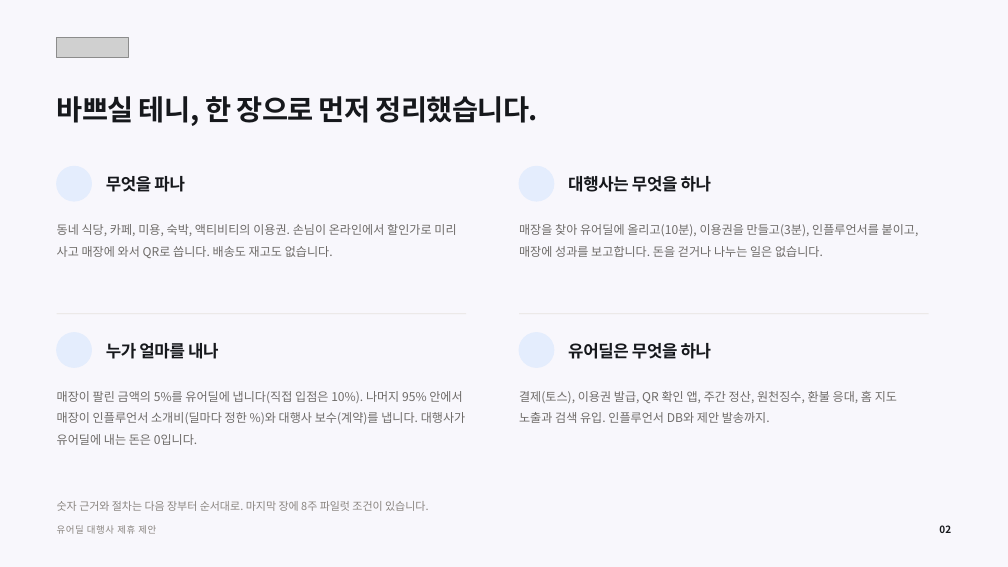
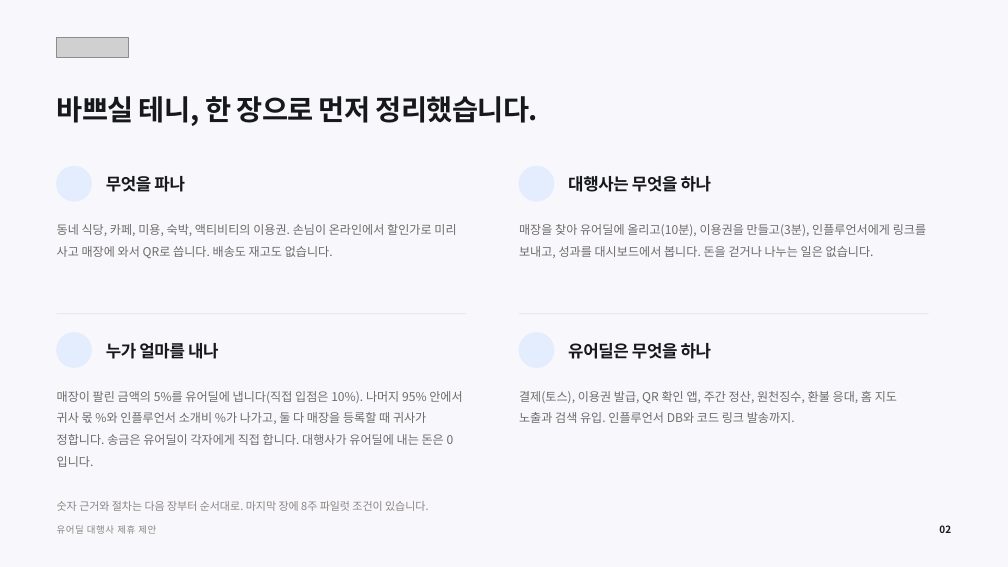
Before and after one commit to tobe2111/ur-live, a slide deck: slide 3 of docs/business/proposals/urdeal-agency-proposal.pptx. Drawn at 1008x567 pixels with LibreOffice and Linux fonts; fonts in the diff are those of the drawing; grey boxes stand for pictures; background and template pictures are left out. Boxes give left, top, right and bottom in pixels: in the first picture for what was removed or moved away, otherwise in the second. Text is boxed around its words. In the diff, an @@ line names an element or a change of style, - is before the commit and + after.

```diff
--- a/docs/business/proposals/urdeal-agency-proposal.pptx
+++ b/docs/business/proposals/urdeal-agency-proposal.pptx
@@ text at (519,224,926,258): text changed @@
-매장을 찾아 유어딜에 올리고(10분), 이용권을 만들고(3분), 인플루언서를 붙이고, 매장에 성과를 보고합니다. 돈을 걷거나 나누는 일은 없습니다.
+매장을 찾아 유어딜에 올리고(10분), 이용권을 만들고(3분), 인플루언서에게 링크를 보내고, 성과를 대시보드에서 봅니다. 돈을 걷거나 나누는 일은 없습니다.
@@ text at (57,391,462,445): text changed @@
-매장이 팔린 금액의 5%를 유어딜에 냅니다(직접 입점은 10%). 나머지 95% 안에서 매장이 인플루언서 소개비(딜마다 정한 %)와 대행사 보수(계약)를 냅니다. 대행사가 유어딜에 내는 돈은 0입니다.
+매장이 팔린 금액의 5%를 유어딜에 냅니다(직접 입점은 10%). 나머지 95% 안에서 귀사 몫 %와 인플루언서 소개비 %가 나가고, 둘 다 매장을 등록할 때 귀사가 정합니다. 송금은 유어딜이 각자에게 직접 합니다. 대행사가 유어딜에 내는 돈은 0입니다.
@@ text at (519,391,897,423): text changed @@
-결제(토스), 이용권 발급, QR 확인 앱, 주간 정산, 원천징수, 환불 응대, 홈 지도 노출과 검색 유입. 인플루언서 DB와 제안 발송까지.
+결제(토스), 이용권 발급, QR 확인 앱, 주간 정산, 원천징수, 환불 응대, 홈 지도 노출과 검색 유입. 인플루언서 DB와 코드 링크 발송까지.
```
Also in this commit, not shown: 20 other slides changed, 11 other files.
